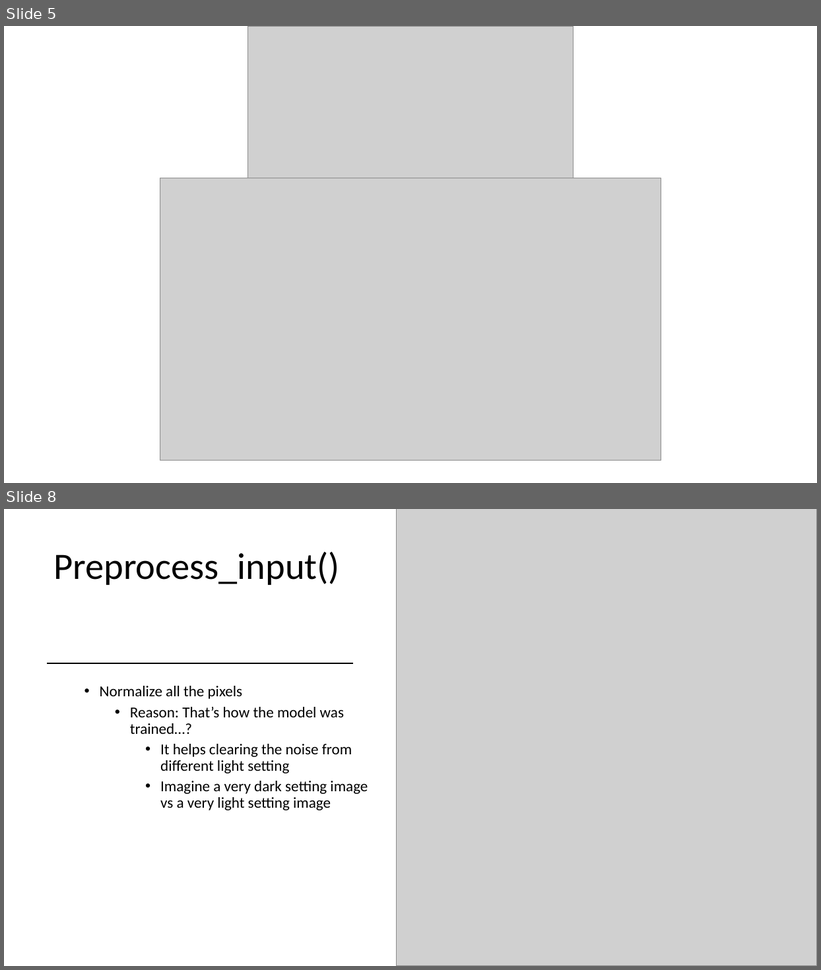
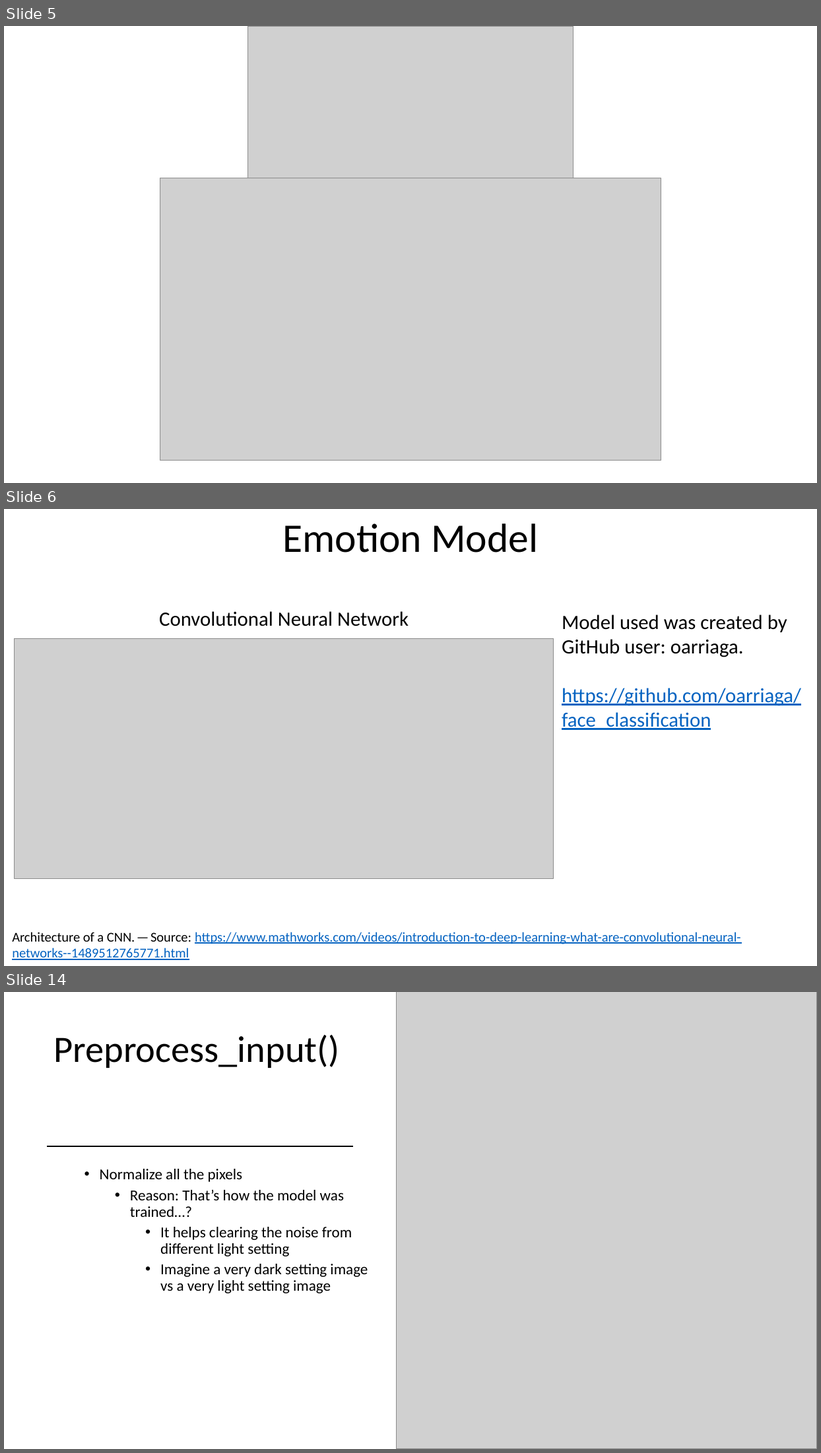
Before and after one commit to Donthave1/goodgamegang, a slide deck: GGG PPT.pptx. Shown one above the other, each under a label of ours: slides 5 and 8 before the commit, slides 5, 6 and 14 after it; the slides between them are not shown. The pictures are 821x970 and 821x1453 pixels, drawn with LibreOffice and Linux fonts; fonts in the diff are those of the drawing; grey boxes stand for pictures. Boxes give left, top, right and bottom in pixels: in the first picture for what was removed or moved away, otherwise in the second. Text is boxed around its words. In the diff, an @@ line names an element or a change of style, - is before the commit and + after.

```diff
--- a/GGG PPT.pptx
+++ b/GGG PPT.pptx
@@ slide 6 added at [4,509,817,966], background #FFFFFF @@
@@ title added at [283,524,538,553], 48 pt, text #000000 @@
+Emotion Model
@@ title added at [159,611,409,626], 24 pt, text #000000 @@
+Convolutional Neural Network
@@ text added at [562,615,801,730], 24 pt, text #0563C1, underline @@
+Model used was created by GitHub user: oarriaga.
+https://github.com/oarriaga/face_classification
@@ picture added at [15,638,554,879] @@
@@ text added at [12,932,741,960], 16 pt, text #0563C1, underline @@
+Architecture of a CNN. — Source: https://www.mathworks.com/videos/introduction-to-deep-learning-what-are-convolutional-neural-networks--1489512765771.html
@@ what was slide 8 is now slide 14 @@
```
Also in this commit, not shown: 7 other slides added, 2 slides removed.
